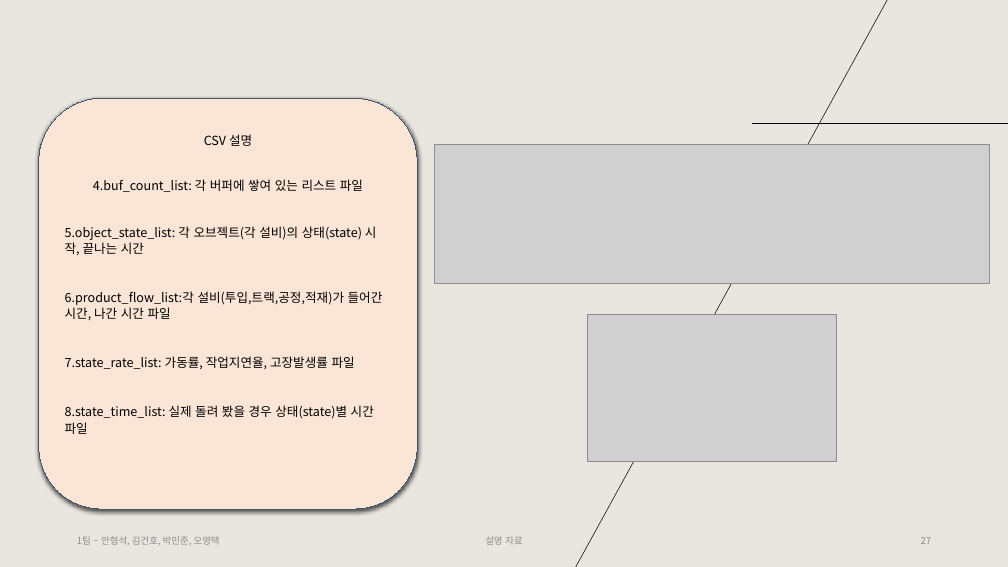
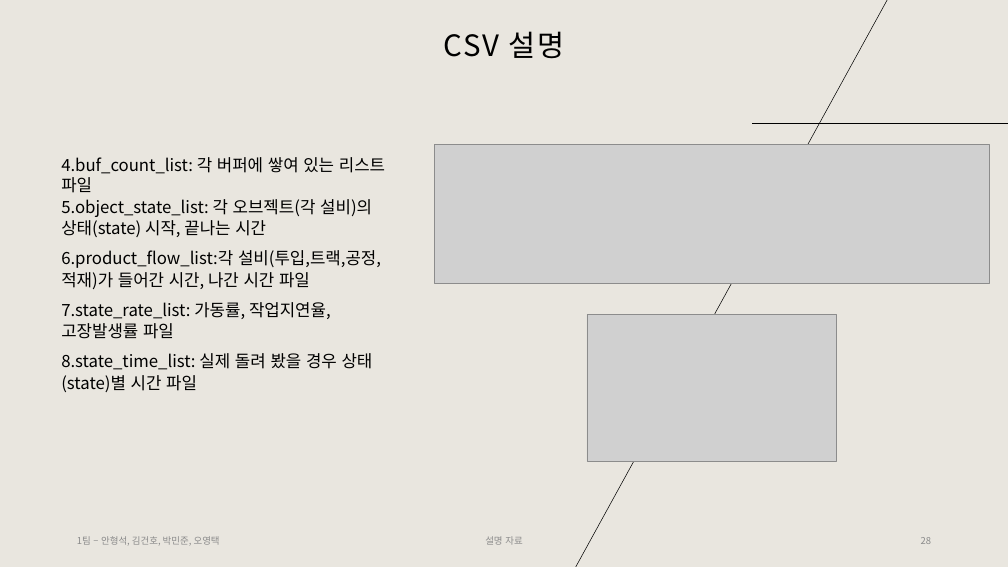
Before and after one commit to Tentailsahri/DT_FINAL_Project, a slide deck: slide 28 of 문서/시나리오에 따른 공정 시뮬레이션 발표 - 김건호.pptx (slide 27 before the commit). Drawn at 1008x567 pixels with LibreOffice and Linux fonts; fonts in the diff are those of the drawing; grey boxes stand for pictures. Boxes give left, top, right and bottom in pixels: in the first picture for what was removed or moved away, otherwise in the second. Text is boxed around its words. In the diff, an @@ line names an element or a change of style, - is before the commit and + after.

```diff
--- a/문서/시나리오에 따른 공정 시뮬레이션 발표 - 김건호.pptx
+++ b/문서/시나리오에 따른 공정 시뮬레이션 발표 - 김건호.pptx
@@ text added at (x1=444, y1=31, x2=565, y2=59), 28 pt, text #000000 @@
+CSV 설명
@@ text at (x1=204, y1=134, x2=252, y2=146): paragraph removed @@
-CSV 설명
@@ text "4.buf_count_list: 각 버퍼에 쌓여 있는 ..." moved from (x1=39, y1=98, x2=417, y2=510) to (x1=61, y1=157, x2=385, y2=392) @@
@@ text "4.buf_count_list: 각 버퍼에 쌓여 있는 ..." at (x1=61, y1=157, x2=385, y2=392): size 12 to 16 pt; alignment centre to left; vertical alignment middle to top; fill #FBE5D6 to none; outline #44546A 0.75 pt to none; shadow off @@
@@ page number at (x1=921, y1=537, x2=931, y2=544): text changed @@
-27
+28
```
Also in this commit, not shown: 10 other slides changed, 1 slide added.
